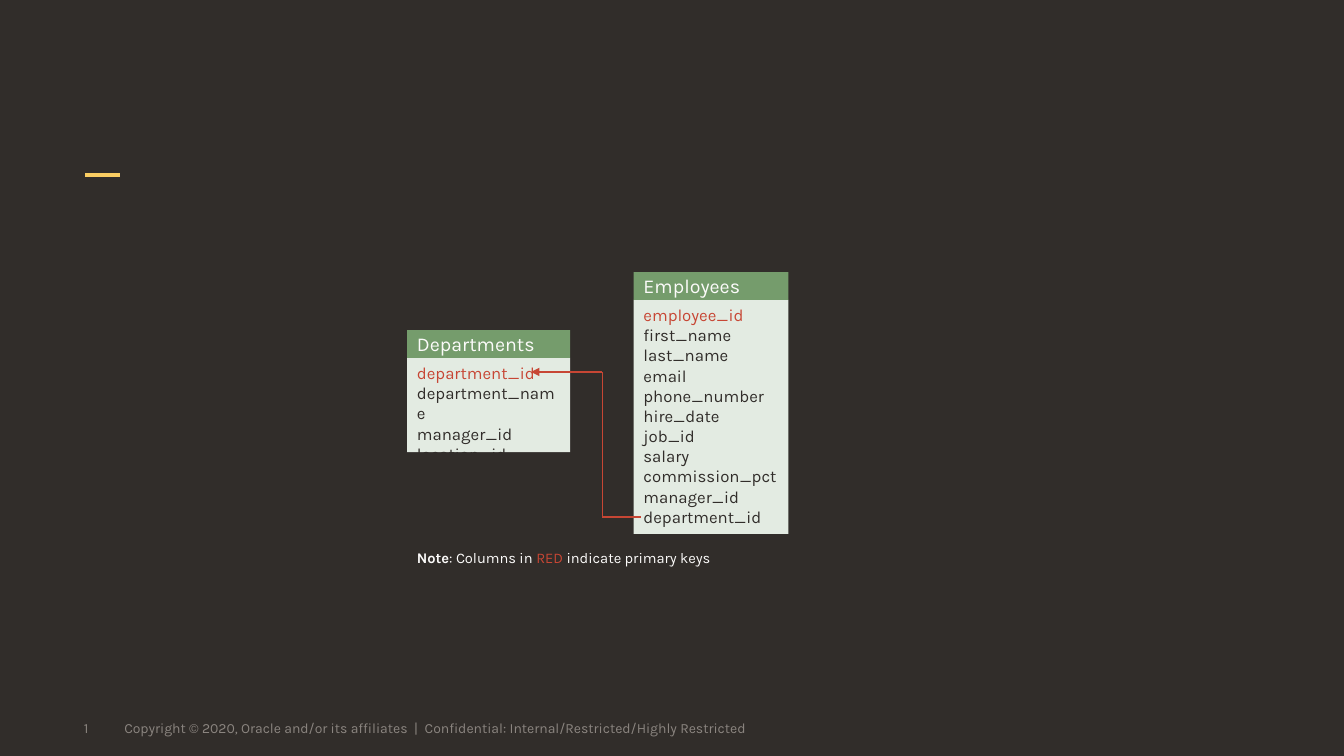
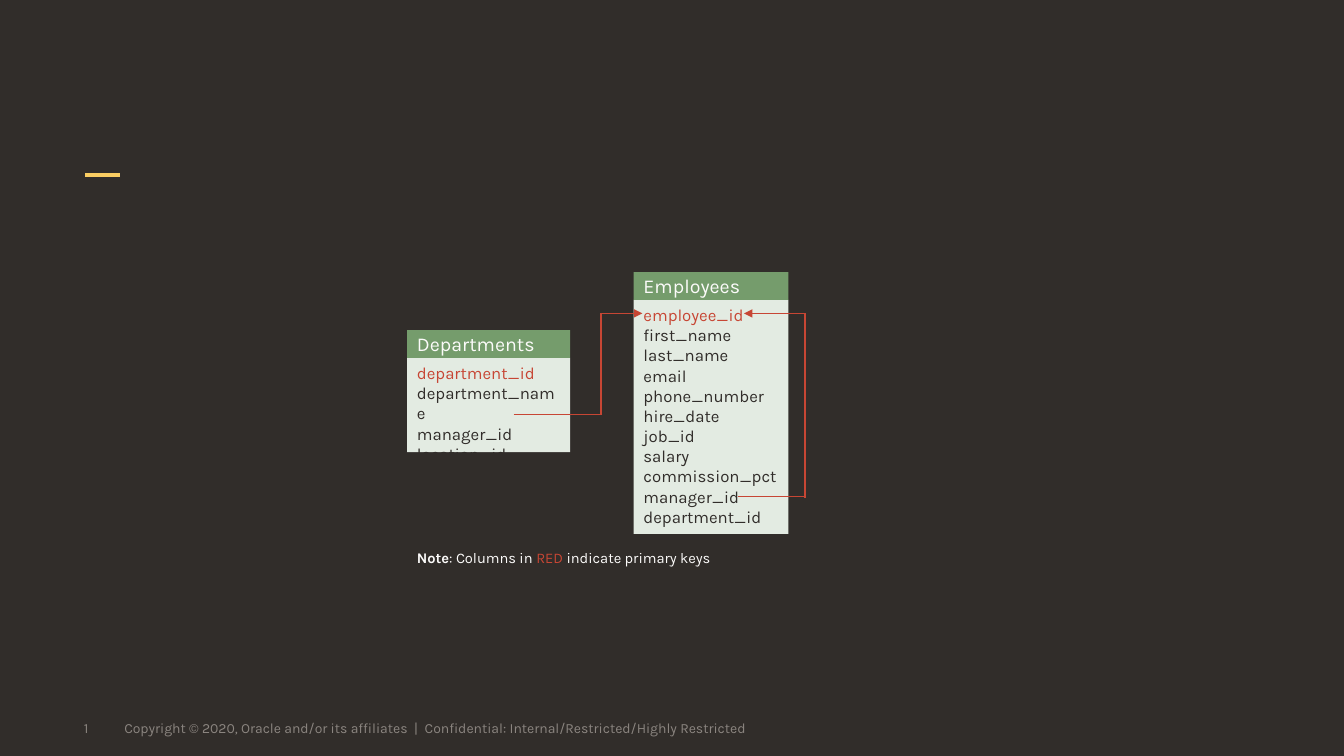
Before and after one commit to oracle/pgql-lang, a slide deck: slide 1 of images/example_graphs/hr_schema_simplified.pptx. Drawn at 1344x756 pixels with LibreOffice and Linux fonts; fonts in the diff are those of the drawing; background and template pictures are left out. Boxes give left, top, right and bottom in pixels: in the first picture for what was removed or moved away, otherwise in the second. Text is boxed around its words. In the diff, an @@ line names an element or a change of style, - is before the commit and + after.

```diff
--- a/images/example_graphs/hr_schema_simplified.pptx
+++ b/images/example_graphs/hr_schema_simplified.pptx
@@ line moved from (603, 517) - (603, 372) to (601, 414) - (601, 314) @@
@@ arrow added from (601, 314) to (642, 314), #C74634 1 pt @@
@@ arrow added from (805, 314) to (744, 314), #C74634 1 pt @@
@@ line added from (805, 498) to (805, 314), #C74634 1 pt @@
@@ arrow moved from (603, 372) - (531, 372) to (514, 414) - (601, 414) @@
@@ arrow (514, 414) - (601, 414): arrow to line @@
@@ line moved from (603, 517) - (641, 517) to (738, 497) - (805, 497) @@
```
Also in this commit, not shown: 3 other files.
